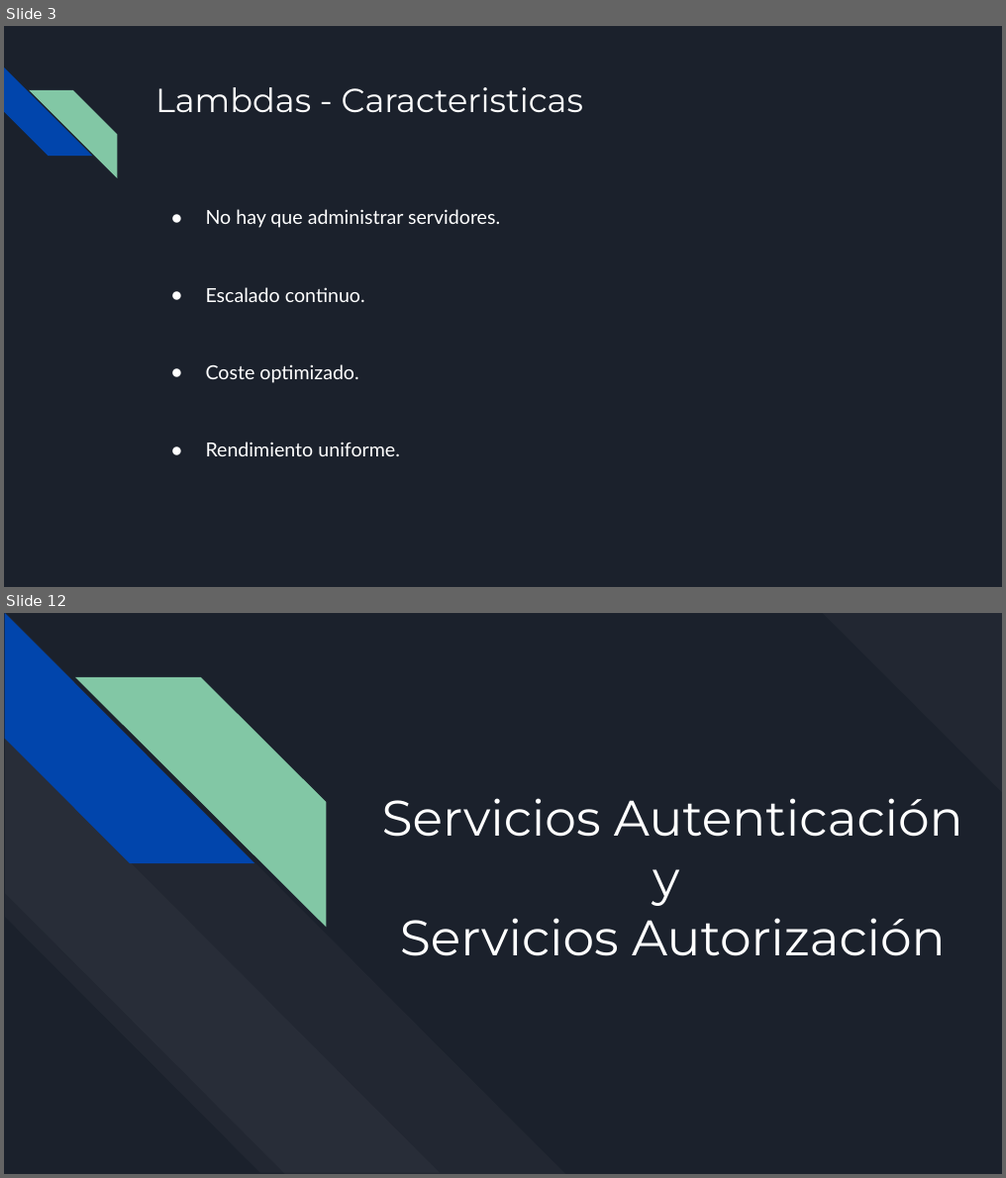
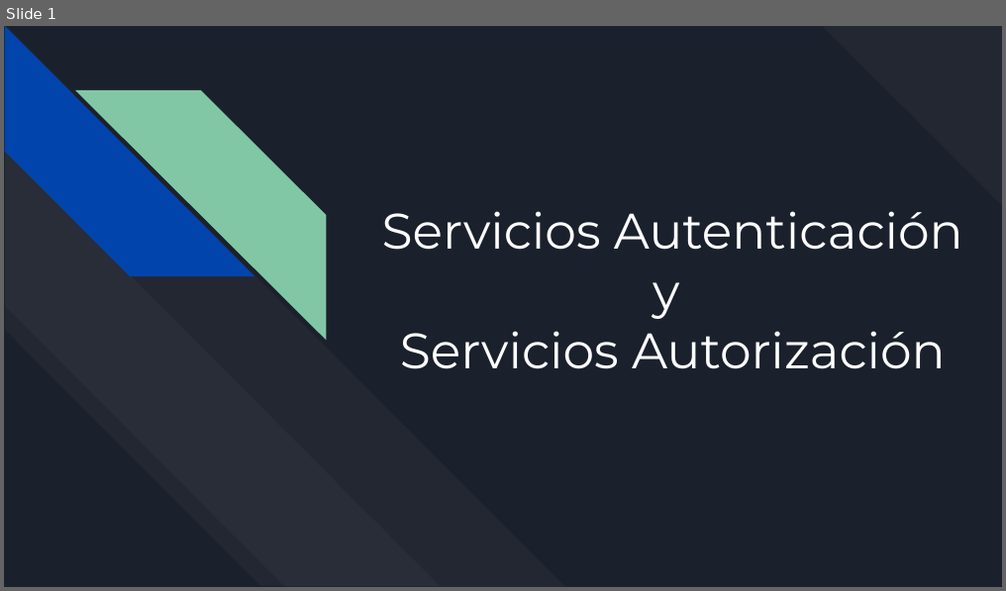
Before and after one commit to cordev-developer/aws-cognito, a slide deck: documentacion/CursoCognito.pptx. Shown one above the other, each under a label of ours: slides 3 and 12 before the commit, slide 1 after it; the slides between them are not shown. The pictures are 1006x1178 and 1006x591 pixels, drawn with LibreOffice and Linux fonts; fonts in the diff are those of the drawing. Boxes give left, top, right and bottom in pixels: in the first picture for what was removed or moved away, otherwise in the second. Text is boxed around its words. In the diff, an @@ line names an element or a change of style, - is before the commit and + after.

```diff
--- a/documentacion/CursoCognito.pptx
+++ b/documentacion/CursoCognito.pptx
@@ slide 3 removed at box(4, 26, 1002, 587), background #1B212C @@
@@ diag stripe removed at box(4, 68, 92, 156) @@
@@ diag stripe removed at box(29, 90, 117, 177) @@
@@ title removed at box(155, 87, 583, 113) @@
-Lambdas - Caracteristicas
@@ text removed at box(206, 209, 500, 457) @@
-● No hay que administrar servidores.
-● Escalado continuo.
-● Coste optimizado.
-● Rendimiento uniforme.
@@ what was slide 12 is now slide 1 @@
```
Also in this commit, not shown: 1 slide changed, 10 other slides removed, 17 other files.
